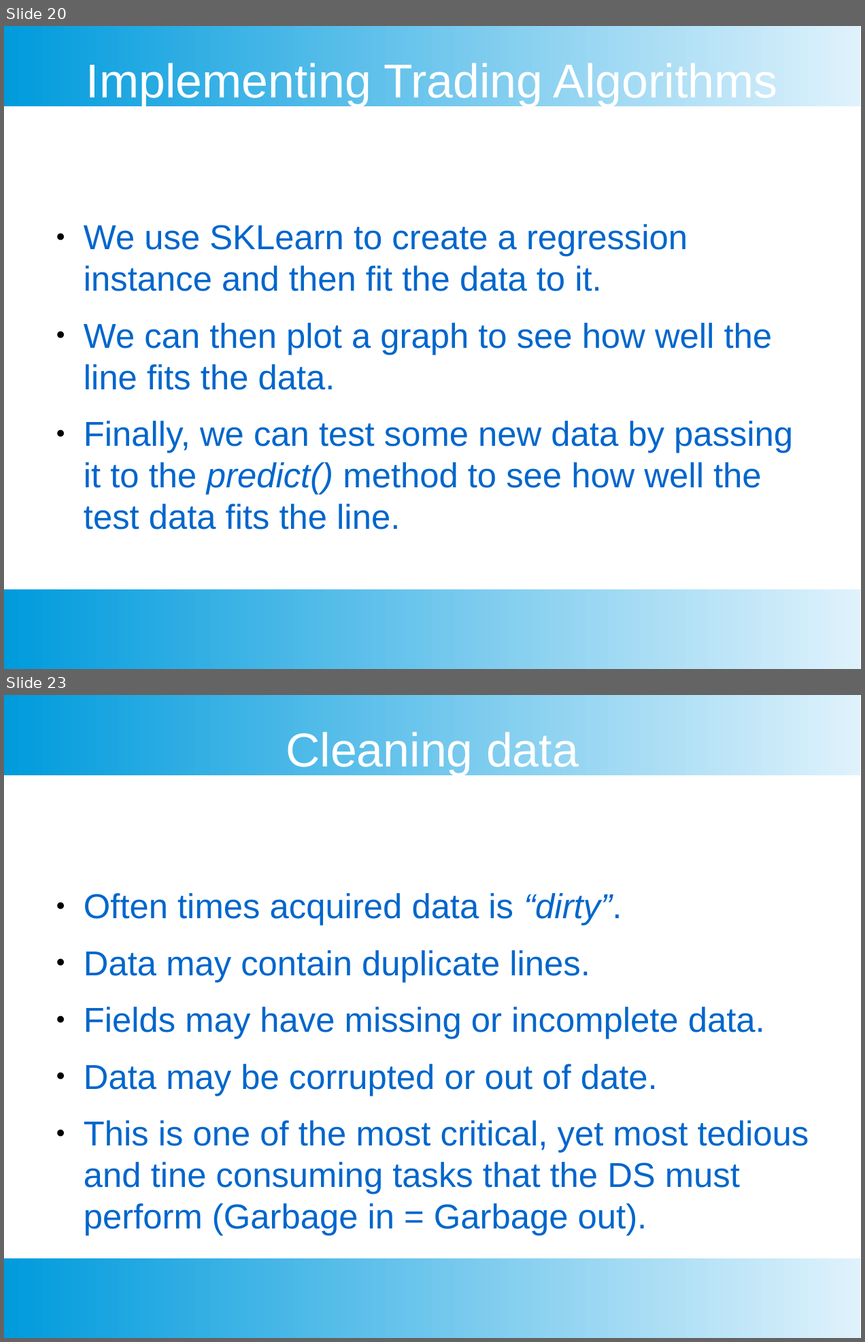
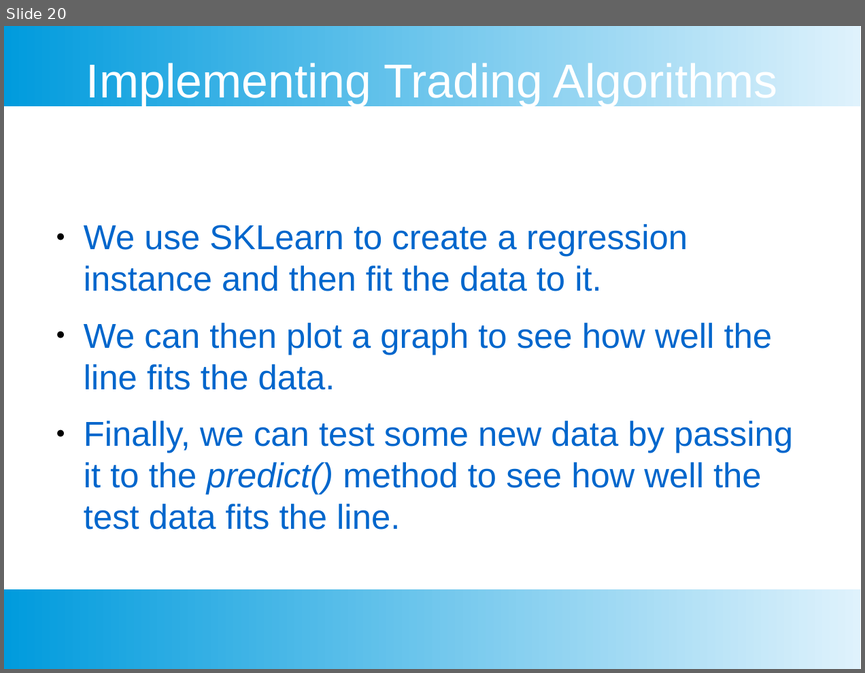
Before and after one commit to chankeypathak/CitiDataScience, a slide deck: docs/Module 4.pptx. Shown one above the other, each under a label of ours: slides 20 and 23 before the commit, slide 20 after it; the slides between them are not shown. The pictures are 865x1342 and 865x673 pixels, drawn with LibreOffice and Linux fonts; fonts in the diff are those of the drawing. Boxes give left, top, right and bottom in pixels: in the first picture for what was removed or moved away, otherwise in the second. Text is boxed around its words. In the diff, an @@ line names an element or a change of style, - is before the commit and + after.

```diff
--- a/docs/Module 4.pptx
+++ b/docs/Module 4.pptx
@@ slide 23 removed at (4,695,861,1338), background #FFFFFF; not listed: 2 template elements that a slide beside it also shows @@
@@ text removed at (286,732,579,775) @@
-Cleaning data
@@ text removed at (84,893,809,1236) @@
-● Often times acquired data is “dirty”.
-● Data may contain duplicate lines.
-● Fields may have missing or incomplete data.
-● Data may be corrupted or out of date.
-● This is one of the most critical, yet most tedious and tine consuming tasks that the DS must perform (Garbage in = Garbage out).
```
Also in this commit, not shown: 4 slides added, 41 other slides removed, 2 other files.
